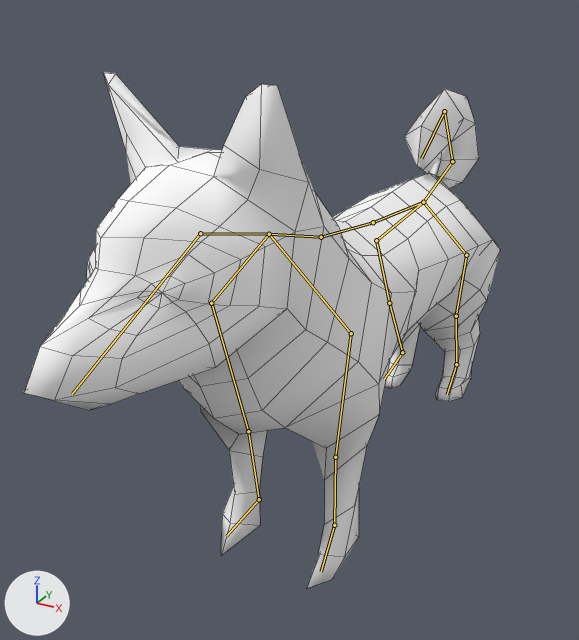
A saved change to the Blender file 3DModel/DoG_2.blend.
The view is the same before and after, from a 50 mm camera at (1.32, -2.8, 2.22) aimed at (-0.13, -0.17, 0.9). The axes (+X, +Y, +Z) are drawn at lower left. The lights are the same throughout. The bones that bend it are drawn over the model as lines. Mesh edges are drawn as thin lines.

In view in the first picture: 'DoG'.
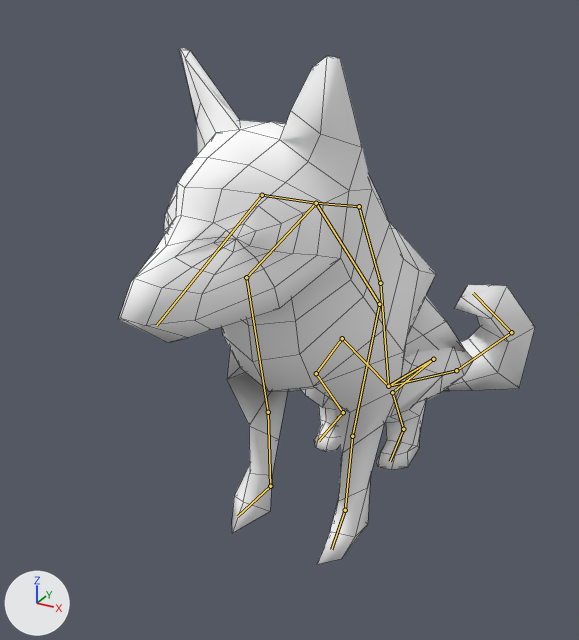
The newer file adds an action. The first version stands in its rest pose; the second is drawn at frame 48 of the action 'Title_Jump'.

Pixel boxes [x1, y1, x2, y2] of what changed, in the pictures (579 x 640 px):
```json
{"object": "DoG", "change": "posed", "before": [24, 72, 500, 588], "after": [118, 48, 535, 564], "on screen": "12% narrower"}
{"bone": "Bone", "before": "(423, 202) to (373, 222)", "after": "(388, 386) to (380, 283)"}
{"bone": "Bone.001", "before": "(373, 222) to (321, 237)", "after": "(380, 283) to (359, 206)"}
{"bone": "Bone.002", "before": "(321, 237) to (269, 234)", "after": "(359, 206) to (316, 203)"}
{"bone": "Bone.003", "before": "(269, 234) to (200, 233)", "after": "(316, 203) to (262, 195)"}
{"bone": "Bone.004_L", "before": "(269, 234) to (351, 333)", "after": "(316, 203) to (379, 304)"}
{"bone": "Bone.004_L.001", "before": "(351, 333) to (335, 457)", "after": "(379, 304) to (352, 436)"}
{"bone": "Bone.004_R", "before": "(269, 234) to (211, 303)", "after": "(316, 203) to (246, 277)"}
{"bone": "Bone.004_R.001", "before": "(211, 303) to (248, 431)", "after": "(246, 277) to (268, 412)"}
{"bone": "Bone_L", "before": "(423, 202) to (466, 255)", "after": "(388, 386) to (433, 359)"}
{"bone": "Bone_L.001", "before": "(466, 255) to (456, 316)", "after": "(433, 359) to (392, 392)"}
{"bone": "Bone_L.002", "before": "(456, 316) to (456, 364)", "after": "(392, 392) to (403, 429)"}
{"bone": "Bone_L.003", "before": "(456, 364) to (447, 394)", "after": "(403, 429) to (390, 461)"}
{"bone": "Bone_R", "before": "(423, 202) to (376, 240)", "after": "(388, 386) to (342, 338)"}
{"bone": "Bone_R.001", "before": "(376, 240) to (389, 303)", "after": "(342, 338) to (316, 373)"}
{"bone": "Bone_R.002", "before": "(389, 303) to (402, 352)", "after": "(316, 373) to (343, 412)"}
{"bone": "Bone_R.003", "before": "(402, 352) to (384, 379)", "after": "(343, 412) to (318, 441)"}
{"bone": "Bone.004", "before": "(423, 202) to (452, 161)", "after": "(388, 386) to (456, 370)"}
{"bone": "Bone.005", "before": "(452, 161) to (444, 111)", "after": "(456, 370) to (511, 332)"}
{"bone": "Bone.006", "before": "(444, 111) to (421, 158)", "after": "(511, 332) to (473, 293)"}
```

Edits to the scene script, one JSON object a line:
```json
{"block": "bone_bone", "where": "bone_bone = bpy.data.objects['Armature'].pose.bones['Bone']"}
{"op": "set", "path": "bone_bone.location", "old": "(0.0, 0.0, 0.0)", "new": "(0.0, 0.263, 0.922)"}
{"op": "set", "path": "bone_bone.rotation_quaternion", "old": "(1.0, 0.0, 0.0, 0.0)", "new": "(0.827, -0.562, 0.0, 0.0)", "note": "degrees (0, 0, 0) -> degrees (-68, 0, 0)"}
{"block": "bone_bone_001", "where": "bone_bone_001 = bpy.data.objects['Armature'].pose.bones['Bone.001']  # child of 'Bone'"}
{"op": "set", "path": "bone_bone_001.rotation_quaternion", "old": "(1.0, 0.0, 0.0, 0.0)", "new": "(0.986, 0.168, 0.0, 0.0)", "note": "degrees (0, 0, 0) -> degrees (19, 0, 0)"}
{"block": "bone_bone_002", "where": "bone_bone_002 = bpy.data.objects['Armature'].pose.bones['Bone.002']  # child of 'Bone.001'"}
{"op": "set", "path": "bone_bone_002.rotation_quaternion", "old": "(1.0, 0.0, 0.0, 0.0)", "new": "(0.904, 0.427, 0.0, 0.0)", "note": "degrees (0, 0, 0) -> degrees (51, 0, 0)"}
{"block": "bone_bone_003", "where": "bone_bone_003 = bpy.data.objects['Armature'].pose.bones['Bone.003']  # child of 'Bone.002'"}
{"op": "set", "path": "bone_bone_003.rotation_quaternion", "old": "(1.0, 0.0, 0.0, 0.0)", "new": "(1.0, -0.028, 0.0, 0.0)", "note": "degrees (0, 0, 0) -> degrees (-3, 0, 0)"}
{"block": "bone_bone_004_l", "where": "bone_bone_004_l = bpy.data.objects['Armature'].pose.bones['Bone.004_L']  # child of 'Bone.002'"}
{"op": "set", "path": "bone_bone_004_l.rotation_quaternion", "old": "(1.0, 0.0, 0.0, 0.0)", "new": "(0.987, 0.121, -0.105, -0.021)", "note": "degrees (0, 0, 0) -> degrees (14, -12, -4)"}
{"block": "bone_bone_004_l_001", "where": "bone_bone_004_l_001 = bpy.data.objects['Armature'].pose.bones['Bone.004_L.001']  # child of 'Bone.004_L'"}
{"op": "set", "path": "bone_bone_004_l_001.rotation_quaternion", "old": "(1.0, 0.0, 0.0, 0.0)", "new": "(0.998, -0.069, -0.011, -0.003)", "note": "degrees (0, 0, 0) -> degrees (-8, -1, 0)"}
{"block": "bone_bone_004_r", "where": "bone_bone_004_r = bpy.data.objects['Armature'].pose.bones['Bone.004_R']  # child of 'Bone.002'"}
{"op": "set", "path": "bone_bone_004_r.rotation_quaternion", "old": "(1.0, 0.0, 0.0, 0.0)", "new": "(0.987, 0.121, 0.105, 0.021)", "note": "degrees (0, 0, 0) -> degrees (14, 12, 4)"}
{"block": "bone_bone_004_r_001", "where": "bone_bone_004_r_001 = bpy.data.objects['Armature'].pose.bones['Bone.004_R.001']  # child of 'Bone.004_R'"}
{"op": "set", "path": "bone_bone_004_r_001.rotation_quaternion", "old": "(1.0, 0.0, 0.0, 0.0)", "new": "(0.998, -0.069, 0.011, 0.003)", "note": "degrees (0, 0, 0) -> degrees (-8, 1, 0)"}
{"block": "bone_bone_l", "where": "bone_bone_l = bpy.data.objects['Armature'].pose.bones['Bone_L']"}
{"op": "set", "path": "bone_bone_l.location", "old": "(0.0, 0.0, 0.0)", "new": "(0.653, 0.626, 0.317)"}
{"op": "set", "path": "bone_bone_l.rotation_quaternion", "old": "(1.0, 0.0, 0.0, 0.0)", "new": "(0.113, 0.697, -0.707, -0.038)", "note": "degrees (0, 0, 0) -> degrees (168, -6, -90)"}
{"block": "bone_bone_l_001", "where": "bone_bone_l_001 = bpy.data.objects['Armature'].pose.bones['Bone_L.001']  # child of 'Bone_L'"}
{"op": "set", "path": "bone_bone_l_001.rotation_quaternion", "old": "(1.0, 0.0, 0.0, 0.0)", "new": "(0.848, -0.524, -0.071, -0.001)", "note": "degrees (0, 0, 0) -> degrees (-64, -7, 4)"}
{"block": "bone_bone_l_002", "where": "bone_bone_l_002 = bpy.data.objects['Armature'].pose.bones['Bone_L.002']  # child of 'Bone_L.001'"}
{"op": "set", "path": "bone_bone_l_002.rotation_quaternion", "old": "(1.0, 0.0, 0.0, 0.0)", "new": "(0.542, -0.839, -0.053, 0.004)", "note": "degrees (0, 0, 0) -> degrees (-114, -3, 5)"}
{"block": "bone_bone_l_003", "where": "bone_bone_l_003 = bpy.data.objects['Armature'].pose.bones['Bone_L.003']  # child of 'Bone_L.002'"}
{"op": "set", "path": "bone_bone_l_003.rotation_quaternion", "old": "(1.0, 0.0, 0.0, 0.0)", "new": "(0.983, 0.174, -0.019, 0.057)", "note": "degrees (0, 0, 0) -> degrees (20, -3, 6)"}
{"block": "bone_bone_r", "where": "bone_bone_r = bpy.data.objects['Armature'].pose.bones['Bone_R']"}
{"op": "set", "path": "bone_bone_r.location", "old": "(0.0, 0.0, 0.0)", "new": "(-0.653, 0.626, 0.317)"}
{"op": "set", "path": "bone_bone_r.rotation_quaternion", "old": "(1.0, 0.0, 0.0, 0.0)", "new": "(0.113, 0.697, 0.707, 0.038)", "note": "degrees (0, 0, 0) -> degrees (168, 6, 90)"}
{"block": "bone_bone_r_001", "where": "bone_bone_r_001 = bpy.data.objects['Armature'].pose.bones['Bone_R.001']  # child of 'Bone_R'"}
{"op": "set", "path": "bone_bone_r_001.rotation_quaternion", "old": "(1.0, 0.0, 0.0, 0.0)", "new": "(0.848, -0.524, 0.071, 0.001)", "note": "degrees (0, 0, 0) -> degrees (-64, 7, -4)"}
{"block": "bone_bone_r_002", "where": "bone_bone_r_002 = bpy.data.objects['Armature'].pose.bones['Bone_R.002']  # child of 'Bone_R.001'"}
{"op": "set", "path": "bone_bone_r_002.rotation_quaternion", "old": "(1.0, 0.0, 0.0, 0.0)", "new": "(0.542, -0.839, 0.053, -0.004)", "note": "degrees (0, 0, 0) -> degrees (-114, 3, -5)"}
{"block": "bone_bone_r_003", "where": "bone_bone_r_003 = bpy.data.objects['Armature'].pose.bones['Bone_R.003']  # child of 'Bone_R.002'"}
{"op": "set", "path": "bone_bone_r_003.rotation_quaternion", "old": "(1.0, 0.0, 0.0, 0.0)", "new": "(0.983, 0.174, 0.019, -0.057)", "note": "degrees (0, 0, 0) -> degrees (20, 3, -6)"}
{"block": "bone_bone_004", "where": "bone_bone_004 = bpy.data.objects['Armature'].pose.bones['Bone.004']"}
{"op": "set", "path": "bone_bone_004.location", "old": "(0.0, 0.0, 0.0)", "new": "(0.0, -0.582, -0.762)"}
{"op": "set", "path": "bone_bone_004.rotation_quaternion", "old": "(1.0, 0.0, 0.0, 0.0)", "new": "(0.946, -0.154, -0.037, -0.284)", "note": "degrees (0, 0, 0) -> degrees (-16, -9, -32)"}
{"block": "bone_bone_005", "where": "bone_bone_005 = bpy.data.objects['Armature'].pose.bones['Bone.005']  # child of 'Bone.004'"}
{"op": "set", "path": "bone_bone_005.rotation_quaternion", "old": "(1.0, 0.0, 0.0, 0.0)", "new": "(0.8, -0.493, -0.331, -0.084)", "note": "degrees (0, 0, 0) -> degrees (-68, -38, 14)"}
{"block": "bone_bone_006", "where": "bone_bone_006 = bpy.data.objects['Armature'].pose.bones['Bone.006']  # child of 'Bone.005'"}
{"op": "set", "path": "bone_bone_006.rotation_quaternion", "old": "(1.0, 0.0, 0.0, 0.0)", "new": "(0.978, 0.011, -0.123, 0.166)", "note": "degrees (0, 0, 0) -> degrees (-1, -14, 19)"}
```
